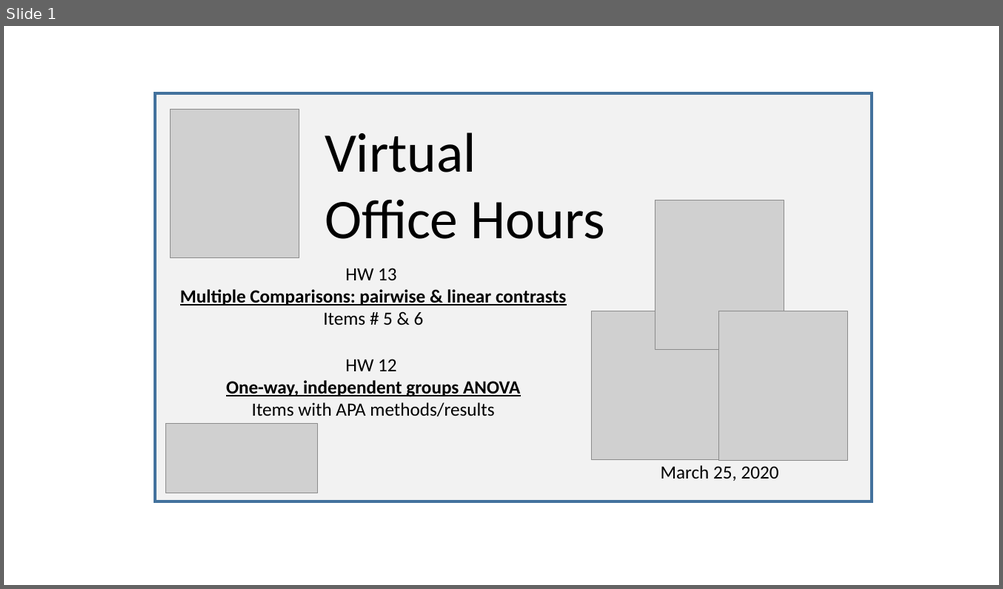
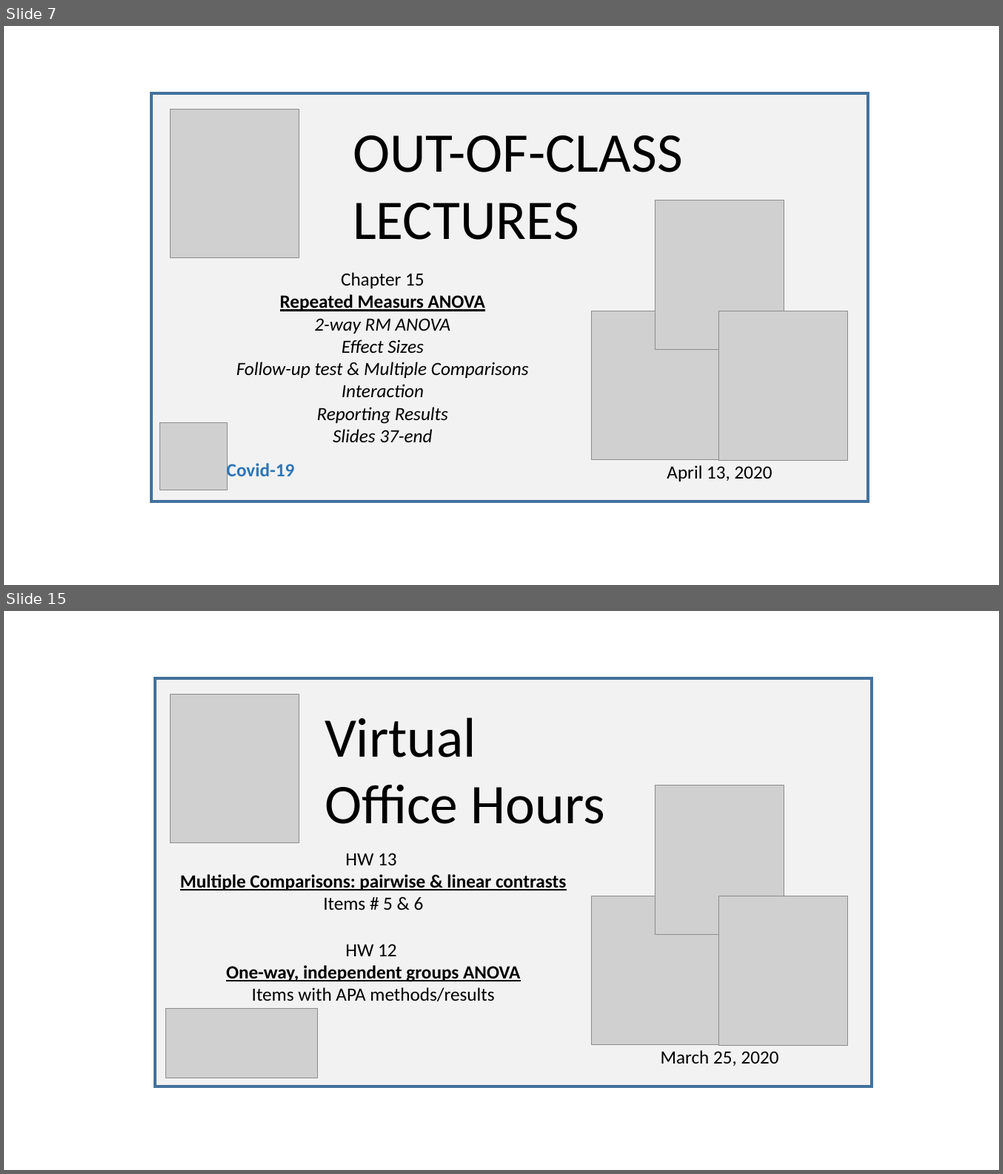
Before and after one commit to SarBearSchwartz/SarBearSchwartz.github.io, a slide deck: public/img/youtube_thumbnails/video_thumbnail_building.pptx. Shown one above the other, each under a label of ours: slide 1 before the commit, slides 7 and 15 after it; the slides between them are not shown. The pictures are 1003x589 and 1003x1174 pixels, drawn with LibreOffice and Linux fonts; fonts in the diff are those of the drawing; grey boxes stand for pictures. Boxes give left, top, right and bottom in pixels: in the first picture for what was removed or moved away, otherwise in the second. Text is boxed around its words. In the diff, an @@ line names an element or a change of style, - is before the commit and + after.

```diff
--- a/public/img/youtube_thumbnails/video_thumbnail_building.pptx
+++ b/public/img/youtube_thumbnails/video_thumbnail_building.pptx
@@ slide 7 added at [4, 26, 999, 585], background #FFFFFF @@
@@ rectangle added at [152, 93, 868, 502], fill #F2F2F2, outline #43739E 3 pt @@
@@ picture added at [170, 110, 299, 259] @@
@@ text added at [353, 136, 683, 240], 54 pt, text #000000 @@
+OUT-OF-CLASS LECTURES
@@ picture added at [655, 201, 785, 350] @@
@@ text added at [236, 272, 529, 443], 18 pt, text #000000, italic @@
+Chapter 15
+Repeated Measurs ANOVA
+2-way RM ANOVA
+Effect Sizes
+Follow-up test & Multiple Comparisons
+Interaction
+Reporting Results
+Slides 37-end
@@ picture added at [591, 311, 720, 460] @@
@@ picture added at [719, 312, 848, 461] @@
@@ picture added at [160, 423, 227, 490] @@
@@ text added at [227, 461, 295, 481], 18 pt, text #2E75B6, bold @@
+Covid-19
@@ text added at [666, 466, 772, 482], 18 pt, text #000000 @@
+April 13, 2020
@@ what was slide 1 is now slide 15 @@
```
Also in this commit, not shown: 13 other slides added, 20 other files.
